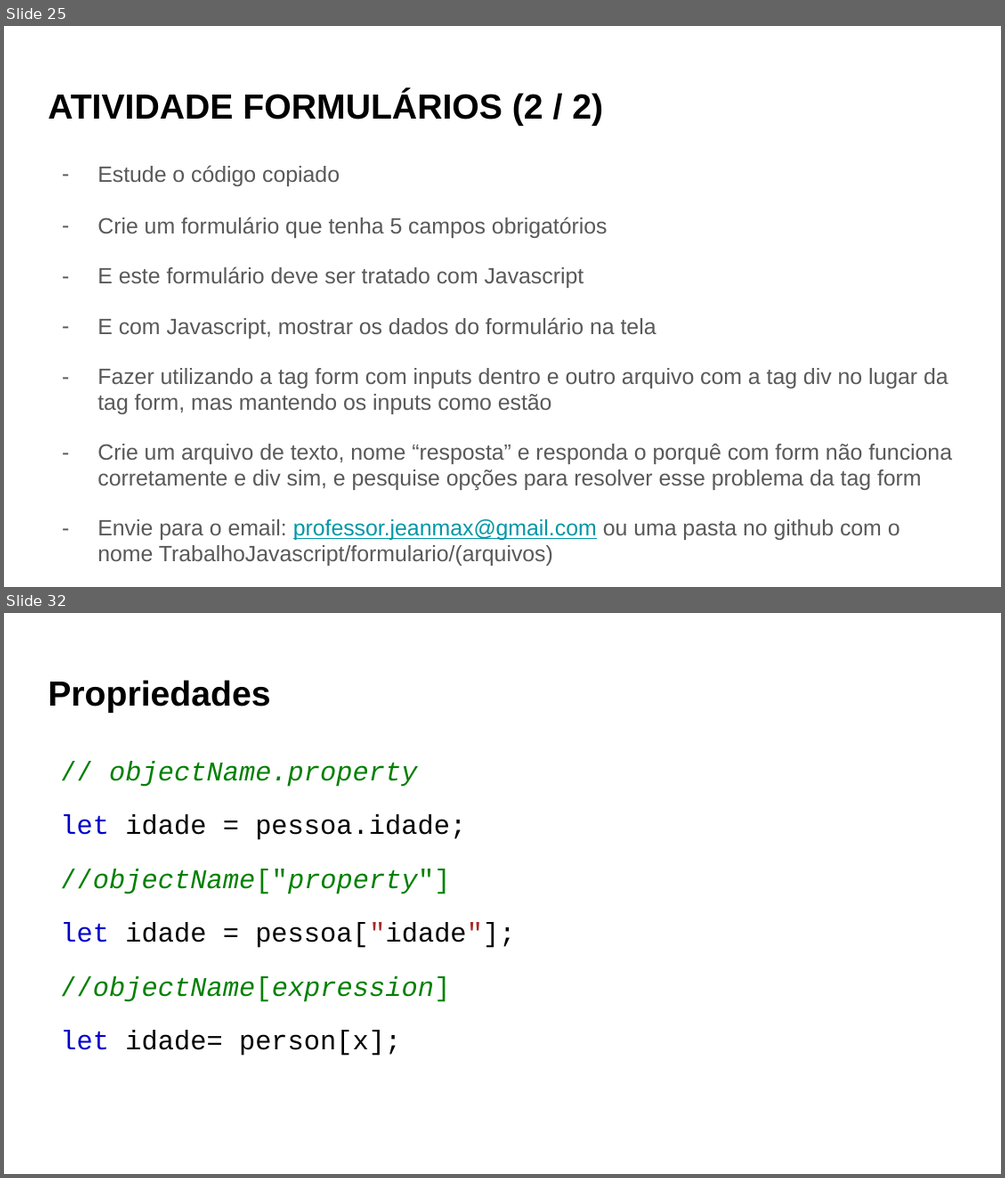
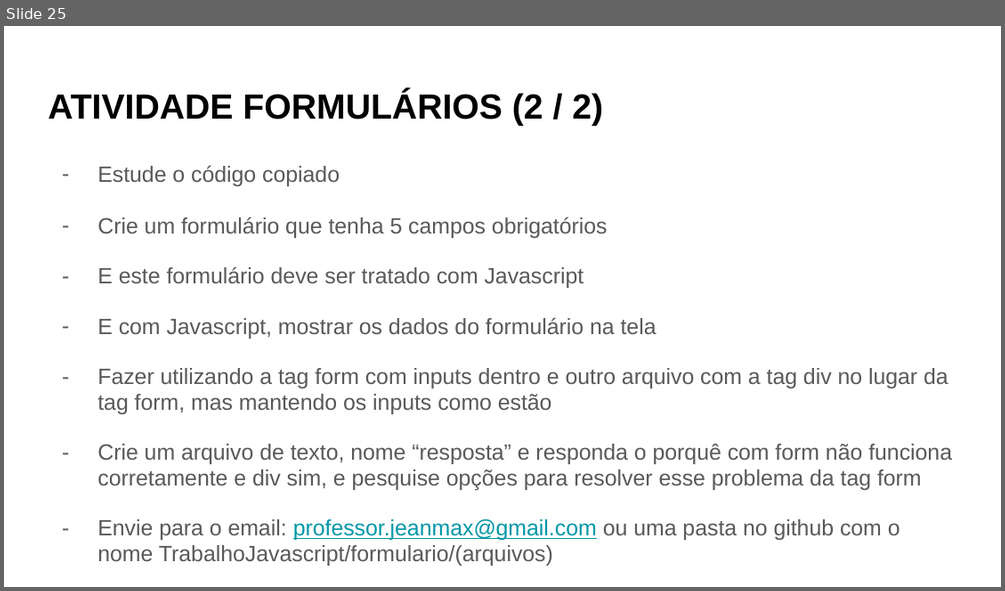
Before and after one commit to ProfessorJeanMax/Senac-Turma-5933, a slide deck: Slides/Javascript/Javascript.pptx. Shown one above the other, each under a label of ours: slides 25 and 32 before the commit, slide 25 after it; the slides between them are not shown. The pictures are 1005x1178 and 1005x591 pixels, drawn with LibreOffice and Linux fonts; fonts in the diff are those of the drawing. Boxes give left, top, right and bottom in pixels: in the first picture for what was removed or moved away, otherwise in the second. Text is boxed around its words. In the diff, an @@ line names an element or a change of style, - is before the commit and + after.

```diff
--- a/Slides/Javascript/Javascript.pptx
+++ b/Slides/Javascript/Javascript.pptx
@@ slide 32 removed at [4, 613, 1001, 1174], background #FFFFFF @@
@@ title removed at [48, 680, 270, 713] @@
-Propriedades
@@ text removed at [60, 761, 515, 1055] @@
-// objectName.property
-let idade = pessoa.idade;
-//objectName["property"]
-let idade = pessoa["idade"];
-//objectName[expression]
-let idade= person[x];
```
Also in this commit, not shown: 6 other slides removed, 2 other files.
